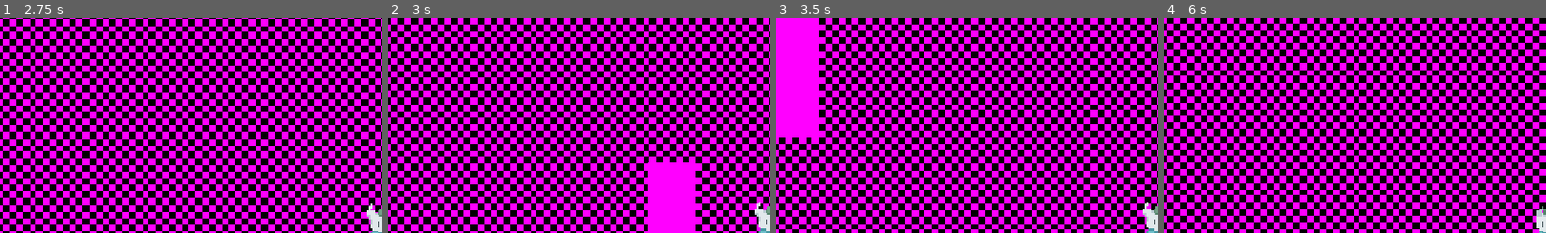
Above: before the commit, frames 1-4 (left to right).
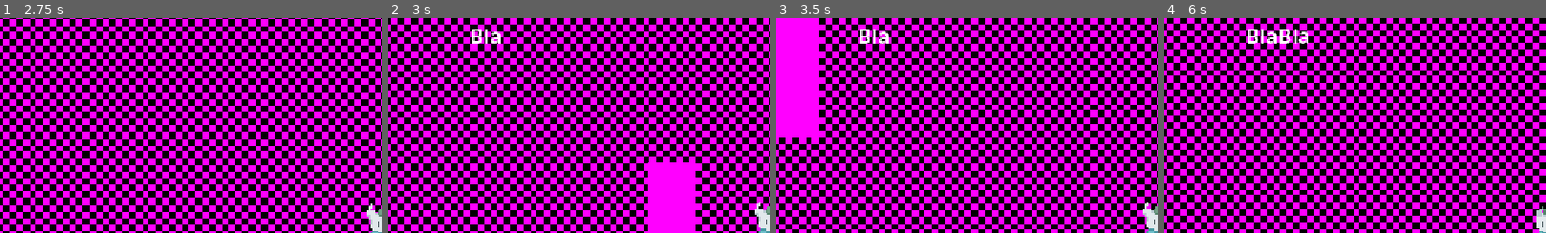
Above: after the commit, the same moments.

Repository: assembakr00/fall-jam
Game: Godot game, scene res://scenes/gui/menus/main_menu.tscn
The game is run twice, just before and just after one commit, with the same random seed, the same clock (stepped at 60 frames per second) and the same inputs.
Inputs:
- Up to frame 1 (2.75 s): click "Play" at 0.5 s; click "Play Level 1" at 1.25 s; tap Enter at 2 s; hold D (move_right) from 2.03 s (still down); tap W (move_up) at 2.27 s
- Up to frame 2 (3 s): keep holding D (move_right)
- Up to frame 3 (3.5 s): keep holding D (move_right); tap W (move_up) at 3.02 s
- Up to frame 4 (6 s): release D (move_right) at 3.53 s; hold A (move_left) 3.53-4.28 s; hold D (move_right) 4.28-5.78 s; tap W (move_up) at 4.52, 5.27 s; hold A (move_left) from 5.78 s (still down)
The pictures show only the part of the screen within x 0-50%, y 0-50%; the shares and areas given below are measured in that part.

Frame 1 is identical in both runs. In frame 2, 0.3% of the frame differs, in the area x 22-30%, y 5-12%; in frame 3, 0.3%; in frame 4, 0.7%, in the area x 22-38%, y 5-12%.

Commit message:
Added a way to show some nrrator text on the screen

Diff:
--- a/scenes/gui/narrative_box.gd
+++ b/scenes/gui/narrative_box.gd
@@ -11,7 +11,17 @@
 # Called every frame. 'delta' is the elapsed time since the previous frame.
 func _process(delta: float) -> void:
 	if passed_text:
-		print("Narrative Box has something")
+		if $NarratorTimer.time_left == 0:
+			var curr_dict = get_curr_text(passed_text, curr_step)
+			$NarratorTimer.start(curr_dict["time"])
+			show_text(curr_dict)
+			curr_step += 1
+
+func show_text(text_dict):
+	if "text" in text_dict:
+		$NarratorText.text = text_dict["text"]
+	else:
+		return "No text found"
 
 func get_curr_text(text, step):
 	var curr_text = text
--- a/scenes/gui/narrative_box.tscn
+++ b/scenes/gui/narrative_box.tscn
@@ -20,3 +20,4 @@
 theme_override_font_sizes/normal_font_size = 32
 
 [node name="NarratorTimer" type="Timer" parent="." unique_id=149402662]
+one_shot = true
--- a/scripts/areas_in_world/level_1.gd
+++ b/scripts/areas_in_world/level_1.gd
@@ -9,7 +9,8 @@
 
 # Called every frame. 'delta' is the elapsed time since the previous frame.
 func _process(delta: float) -> void:
-	pass
+	if touched_root:
+		$Player/NarrativeBox.passed_text = globals.level_1_text
 
 
 func _on_blackened_root_body_entered(body: Node2D) -> void:
--- a/scripts/globals.gd
+++ b/scripts/globals.gd
@@ -8,3 +8,39 @@
 # Called every frame. 'delta' is the elapsed time since the previous frame.
 func _process(delta: float) -> void:
 	pass
+
+var level_1_text = {
+	"text": "Bla",
+	"time": 3,
+	"next": {
+		"text": "BlaBla",
+		"time": 3,
+		"next": {
+			"text": "BlaBlaBla",
+			"time": 3,
+			"next": {
+				"text": "BlaBlaBlaBla",
+				"time": 3,
+				"next": {
+					"text": "BlaBlaBlaBlaBla",
+					"time": 3,
+					"next": {
+						"text": "BlaBlaBlaBlaBlaBla",
+						"time": 3,
+						"next": {
+							"text": "BlaBlaBlaBlaBlaBlaBla",
+							"time": 3,
+							"next": {
+								"text": "BlaBlaBlaBlaBlaBlaBlaBla",
+								"time": 3,
+								"next": {
+
+								}
+							}
+						}
+					}
+				}
+			}
+		}
+	}
+}
